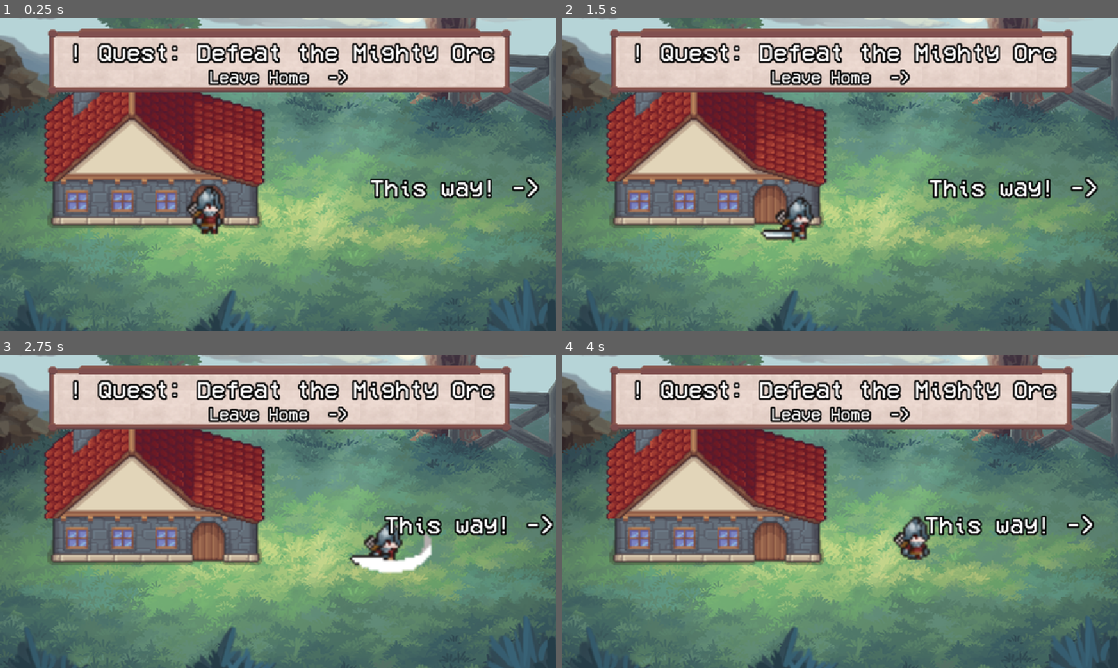
Above: before the commit, frames 1-4 (two rows, left to right).
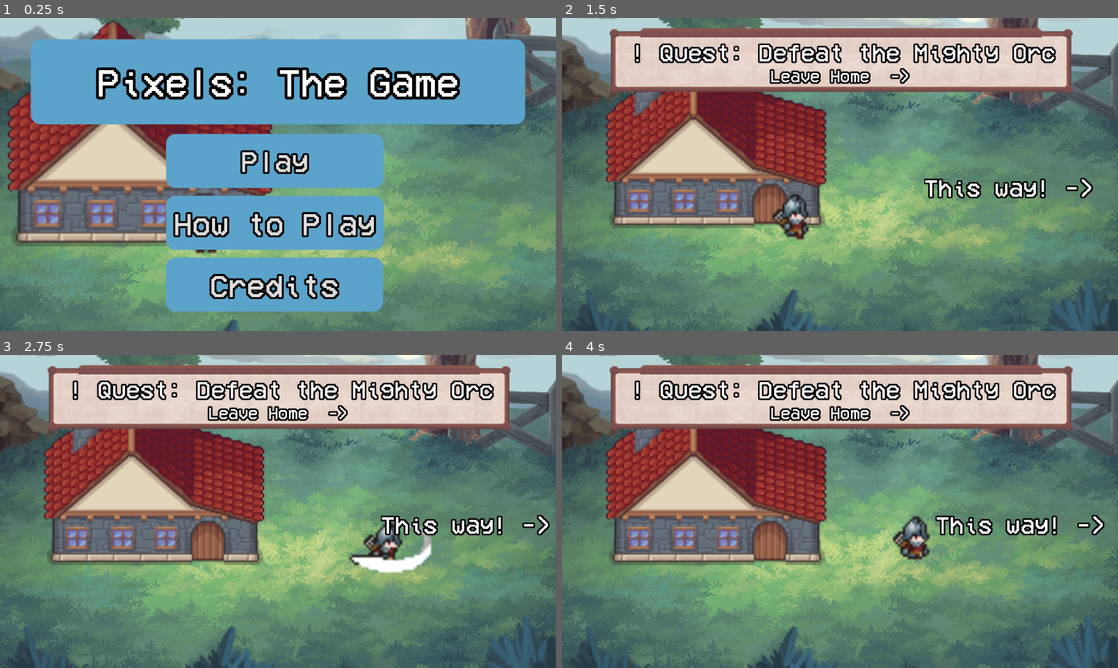
Above: after the commit, the same moments.

Repository: savagerunderscorelex/pixels-game
Game: Godot game, scene res://scenes/enter.tscn
Same seed, same stepped clock (60 frames per second), same inputs: the game is played once before the commit and once after it. Before the commit the project starts from res://scenes/leaving_home.tscn.
Inputs (mouse positions are in pixels of both pictures, inside the frame that each line leads up to):
- Up to frame 1 (0.25 s): no input
- Up to frame 2 (1.5 s): click (834, 161) at 0.5 s, where only the run after the commit has a clickable "Play"; tap Enter at 1.25 s; move the mouse to (962, 158) at 1.27 s; hold D (right) from 1.28 s (still down); tap S (dive) at 1.35 s
- Up to frame 3 (2.75 s): keep holding D (right); tap Up (jump) at 1.52, 2.27 s; move the mouse to (166, 527) at 2.02 s; click (166, 527) at 2.1 s
- Up to frame 4 (4 s): move the mouse to (895, 442) at 2.77 s; release D (right) at 2.78 s; hold A (left) 2.78-3.53 s; tap Alt at 2.85 s; move the mouse to (812, 574) at 3.52 s; hold D (right) from 3.53 s (still down); tap Shift at 3.6 s; tap Up (jump) at 3.77 s

The runs differ from the first frame. In frame 1, 74% of the frame differs, in the area x 0-100%, y 0-100%; in frame 2, 6.4%; in frame 3, 5.9%; in frame 4, 6.0%.

Commit message:
removed intro scene; fixed sizing errors for viewports when exporting game, working on making the music player work for exported versions

Diff:
--- a/pixels/project.godot
+++ b/pixels/project.godot
@@ -11,7 +11,7 @@
 [application]
 
 config/name="pixels"
-run/main_scene="uid://bmnpnkok6xlga"
+run/main_scene="uid://fc60abbvfd7h"
 config/features=PackedStringArray("4.4", "Mobile")
 config/icon="uid://de3xveay6unmi"
 
@@ -22,8 +22,7 @@
 [display]
 
 window/size/always_on_top=true
-window/stretch/mode="canvas_items"
-window/stretch/aspect="expand"
+window/stretch/mode="viewport"
 
 [editor_plugins]
 
--- a/pixels/scenes/intro.tscn
+++ /dev/null
@@ -1,19 +0,0 @@
-[gd_scene load_steps=3 format=3 uid="uid://bkjlcevug314v"]
-
-[ext_resource type="Script" uid="uid://c161n7q31ulld" path="res://scripts/intro.gd" id="1_yjqpq"]
-[ext_resource type="Script" uid="uid://bjpfs7rkp8o7e" path="res://scripts/rich_text_label.gd" id="2_4bx60"]
-
-[node name="Intro" type="CanvasLayer"]
-script = ExtResource("1_yjqpq")
-
-[node name="RichTextLabel" type="RichTextLabel" parent="."]
-offset_left = 392.0
-offset_top = 48.0
-offset_right = 1144.0
-offset_bottom = 296.0
-theme_override_font_sizes/normal_font_size = 43
-bbcode_enabled = true
-text = "\"Pixels: The Game\""
-horizontal_alignment = 1
-vertical_alignment = 1
-script = ExtResource("2_4bx60")
--- a/pixels/scripts/intro.gd
+++ /dev/null
@@ -1,19 +0,0 @@
-extends CanvasLayer
-
-@onready var tween = get_tree().create_tween()
-@onready var label = $RichTextLabel
-
-var words = "Hey hey you you i don't like ur girlfriend"
-
-
-# Called when the node enters the scene tree for the first time.
-	# self.text = "[wave amp=90 freq=100] wavey is so wavey and i like gravy [/wave]"
-
-
-# Called every frame. 'delta' is the elapsed time since the previous frame.
-func _process(delta: float) -> void:
-	pass
-
-# Called when the node enters the scene tree for the first time.
-func _ready() -> void:
-	pass
Not shown, added: pixels/export_presets.cfg
Not shown, removed: pixels/scripts/intro.gd.uid
